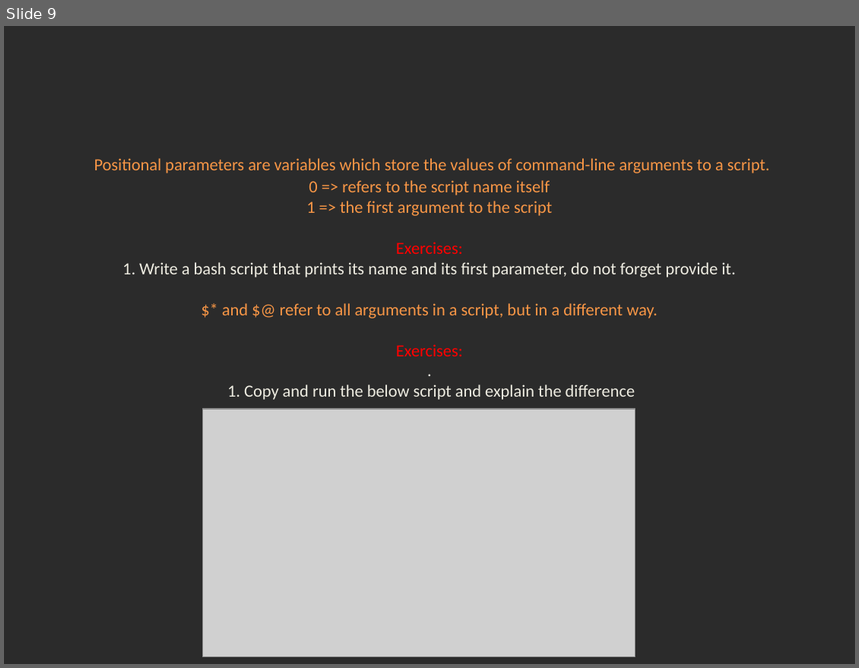
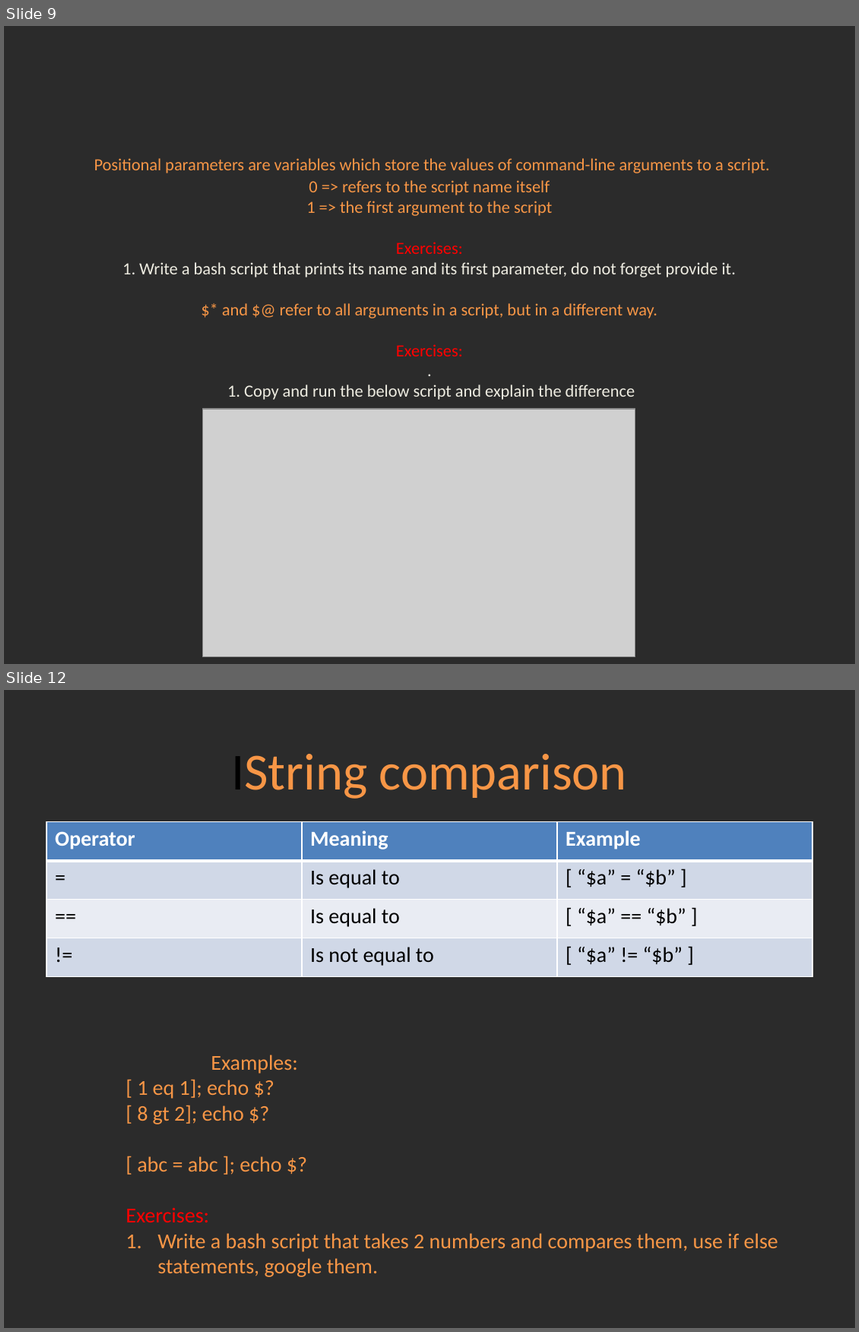
Before and after one commit to Academy-Soft-Intellect/Linux-Course, a slide deck: 15.BashScripting/15-Bash_Scripting.pptx. Shown one above the other, each under a label of ours: slide 9 before the commit, slides 9 and 12 after it; the slides between them are not shown. The pictures are 859x668 and 859x1332 pixels, drawn with LibreOffice and Linux fonts; fonts in the diff are those of the drawing; grey boxes stand for pictures; background and template pictures are left out; a plain dark background stands for a picture behind light text. Boxes give left, top, right and bottom in pixels: in the first picture for what was removed or moved away, otherwise in the second. Text is boxed around its words. In the diff, an @@ line names an element or a change of style, - is before the commit and + after.

Commit message:
Bash scripting, comparison operators and functions.

```diff
--- a/15.BashScripting/15-Bash_Scripting.pptx
+++ b/15.BashScripting/15-Bash_Scripting.pptx
@@ slide 12 added at box(4, 690, 855, 1328), background picture (left out) @@
@@ title added at box(231, 754, 627, 799), 44 pt, text #F79646 @@
+IString comparison
@@ table added at box(47, 822, 813, 977), 4 rows, 3 columns @@
+Operator | Meaning | Example
+= | Is equal to | [ “$a” = “$b” ]
+== | Is equal to | [ “$a” == “$b” ]
+!= | Is not equal to | [ “$a” != “$b” ]
@@ text added at box(126, 1055, 778, 1277), 18 pt, text #F79646 @@
+Examples:
+[ 1 eq 1]; echo $?
+[ 8 gt 2]; echo $?
+[ abc = abc ]; echo $?
+Exercises:
+1. Write a bash script that takes 2 numbers and compares them, use if else statements, google them.
```
Also in this commit, not shown: 1 slide changed, 3 other slides added.
